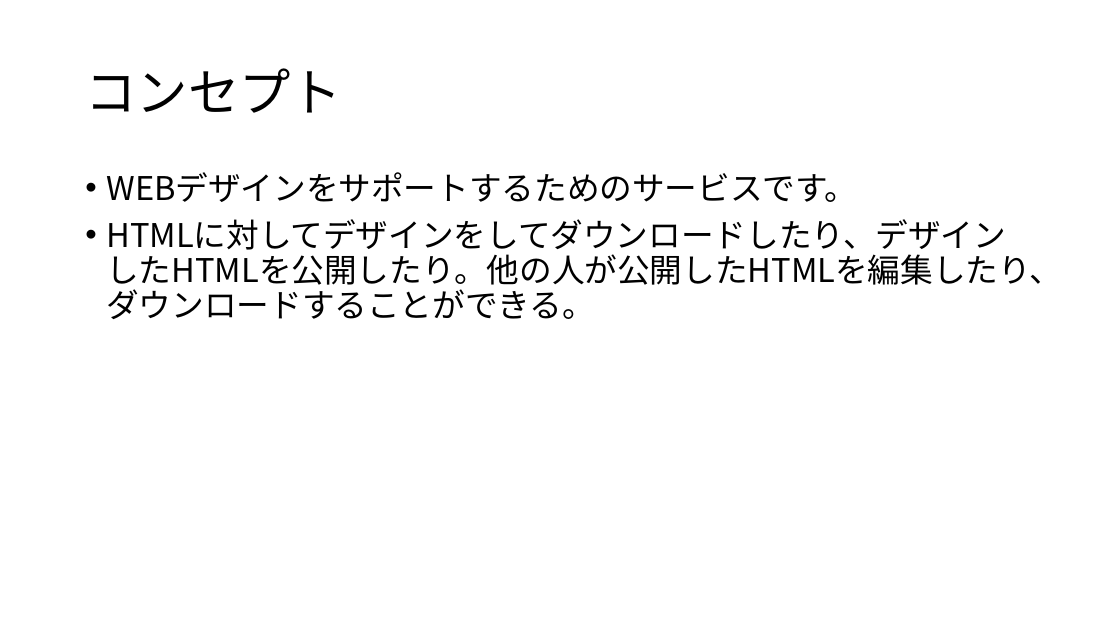
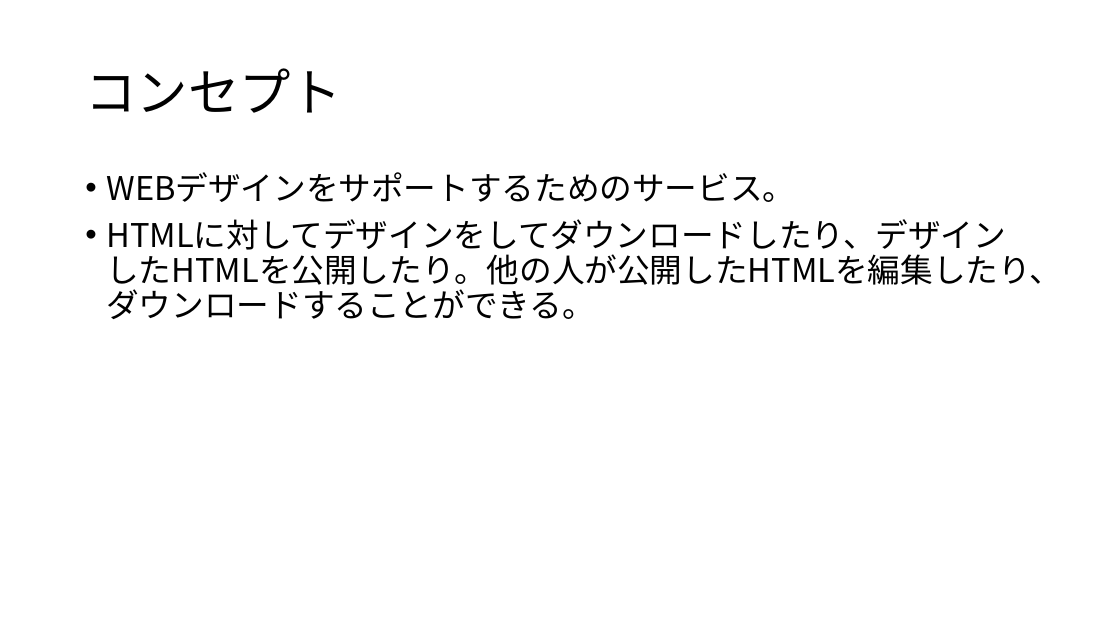
Before and after one commit to ColorSchemeSystem/CSS, a slide deck: slide 2 of CSS_プレゼン資料.pptx. Drawn at 1120x630 pixels with LibreOffice and Linux fonts; fonts in the diff are those of the drawing. Boxes give left, top, right and bottom in pixels: in the first picture for what was removed or moved away, otherwise in the second. Text is boxed around its words. In the diff, an @@ line names an element or a change of style, - is before the commit and + after.

```diff
--- a/CSS_プレゼン資料.pptx
+++ b/CSS_プレゼン資料.pptx
@@ text at [106, 172, 795, 202]: text changed @@
-• WEBデザインをサポートするためのサービスです。
+• WEBデザインをサポートするためのサービス。
```
Also in this commit, not shown: 1 other slide changed.
